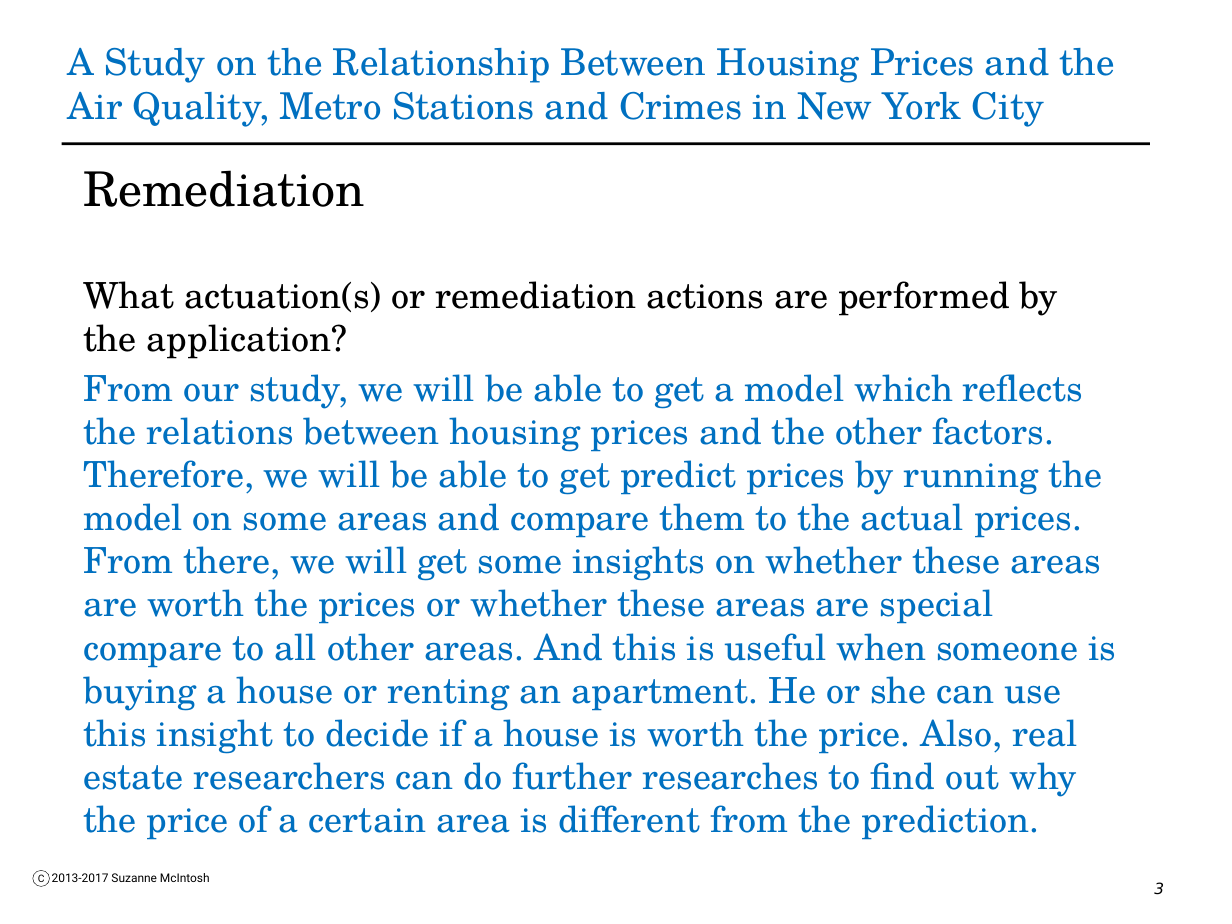
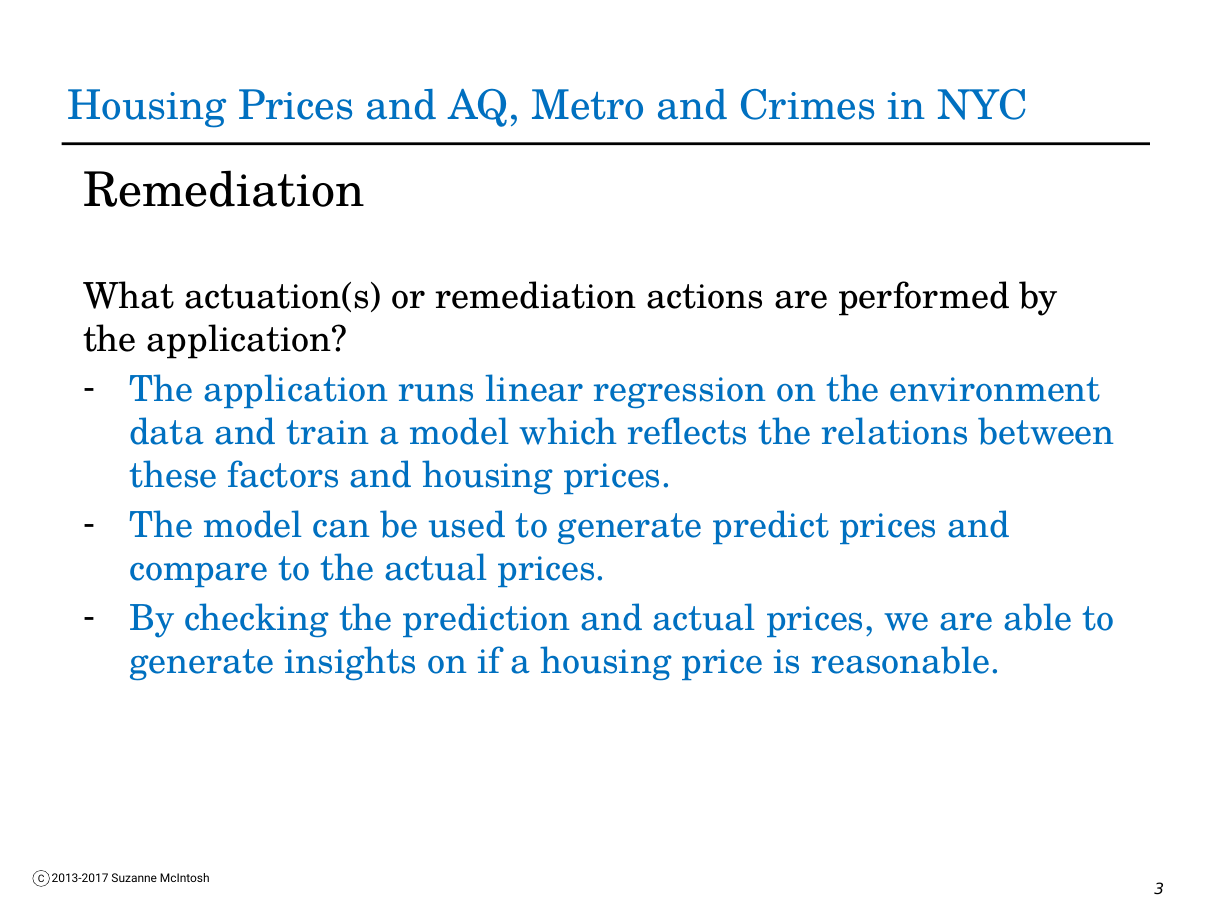
Before and after one commit to darkpursuer/BDAD-2017-Project, a slide deck: slide 3 of Spark_Fall2017_Class12_Slides_YiZhang_TaikunGuo.pptx. Drawn at 1232x924 pixels with LibreOffice and Linux fonts; fonts in the diff are those of the drawing; background and template pictures are left out. Boxes give left, top, right and bottom in pixels: in the first picture for what was removed or moved away, otherwise in the second. Text is boxed around its words. In the diff, an @@ line names an element or a change of style, - is before the commit and + after.

Commit message:
Modify presentation.

```diff
--- a/Spark_Fall2017_Class12_Slides_YiZhang_TaikunGuo.pptx
+++ b/Spark_Fall2017_Class12_Slides_YiZhang_TaikunGuo.pptx
@@ title at <box>68,88,1028,128</box>: text changed; size 21.6 to 24 pt @@
-A Study on the Relationship Between Housing Prices and the Air Quality, Metro Stations and Crimes in New York City
+Housing Prices and AQ, Metro and Crimes in NYC
@@ text at <box>129,374,1115,681</box>: text changed @@
-From our study, we will be able to get a model which reflects the relations between housing prices and the other factors. Therefore, we will be able to get predict prices by running the model on some areas and compare them to the actual prices. From there, we will get some insights on whether these areas are worth the prices or whether these areas are special compare to all other areas. And this is useful when someone is buying a house or renting an apartment. He or she can use this insight to decide if a house is worth the price. Also, real estate researchers can do further researches to find out why the price of a certain area is different from the prediction.
+– The application runs linear regression on the environment data and train a model which reflects the relations between these factors and housing prices.
+– The model can be used to generate predict prices and compare to the actual prices.
+– By checking the prediction and actual prices, we are able to generate insights on if a housing price is reasonable.
```
Also in this commit, not shown: 9 other slides changed.
